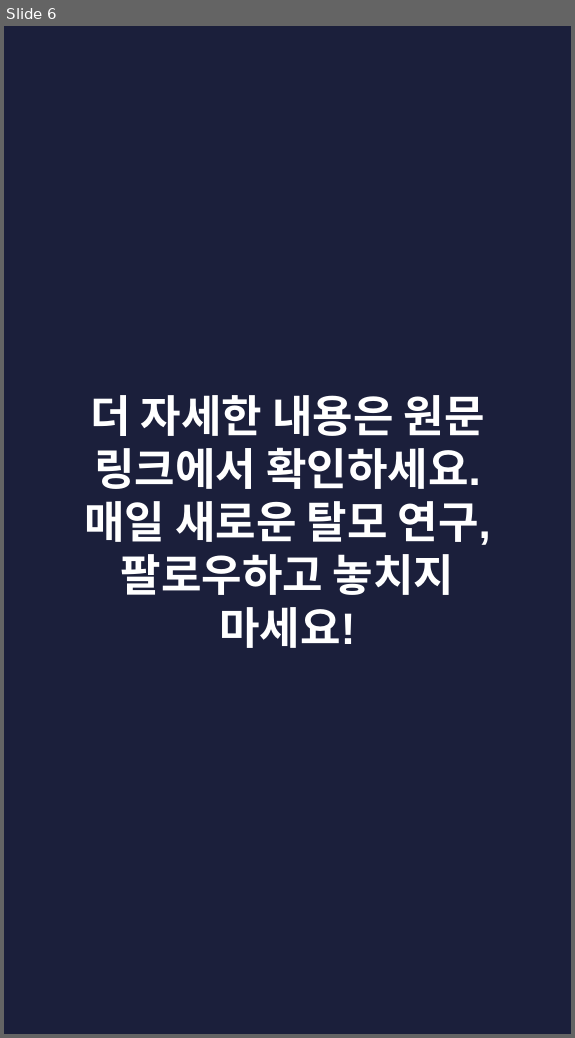
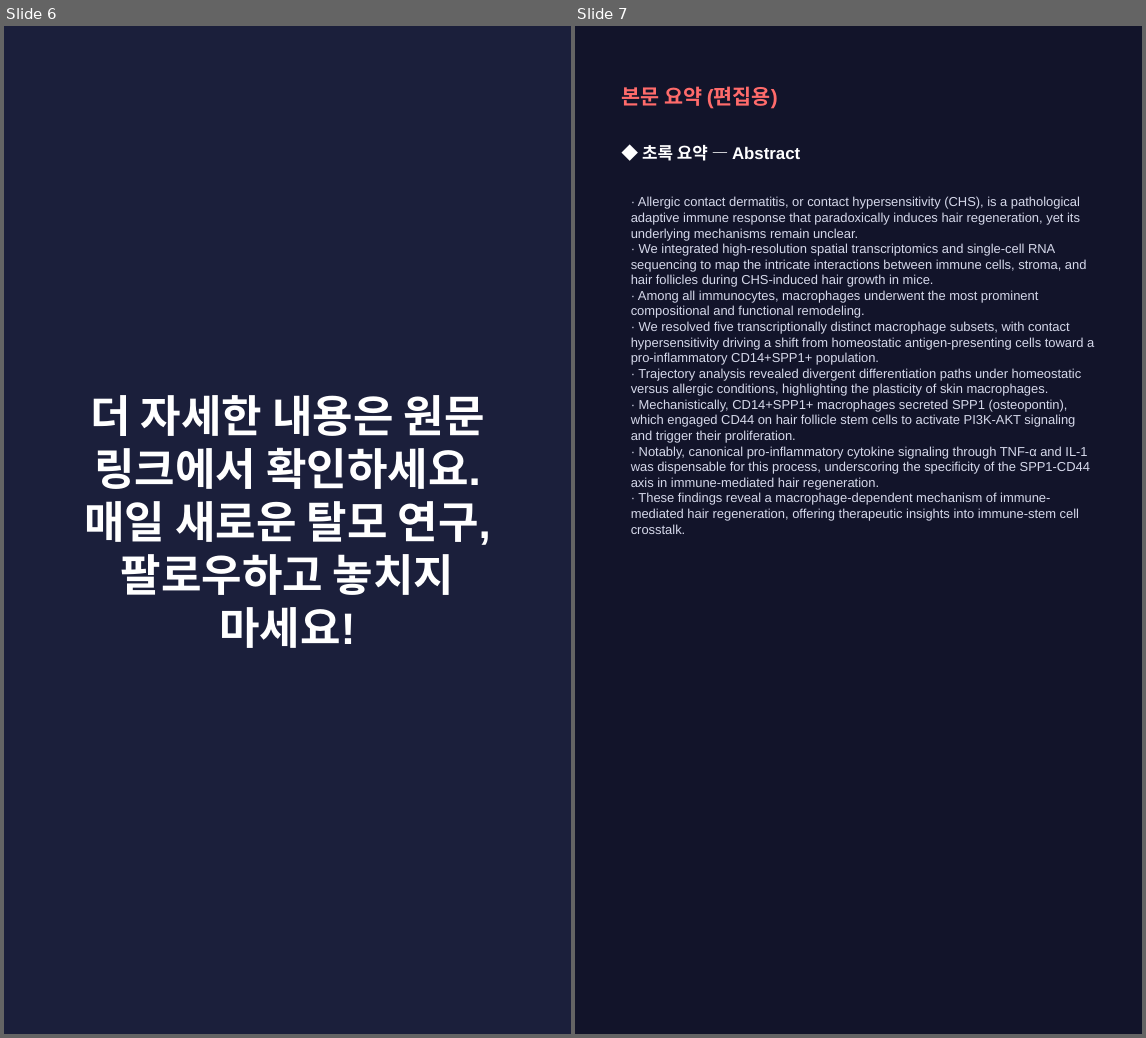
Before and after one commit to hyokang2010-BJ-ANTH/product-builder-test, a slide deck: data/2026-09-13/slides.pptx. Shown side by side, each under a label of ours: slide 6 before the commit, slides 6 and 7 after it. The pictures are 575x1038 and 1146x1038 pixels, drawn with LibreOffice and Linux fonts; fonts in the diff are those of the drawing. Boxes give left, top, right and bottom in pixels: in the first picture for what was removed or moved away, otherwise in the second. Text is boxed around its words. In the diff, an @@ line names an element or a change of style, - is before the commit and + after.

```diff
--- a/data/2026-09-13/slides.pptx
+++ b/data/2026-09-13/slides.pptx
@@ slide 7 added at <box>575,26,1142,1034</box>, background #12142A @@
@@ text added at <box>621,86,778,109</box>, 16 pt, text #FF6B6B, bold @@
+본문 요약 (편집용)
@@ text added at <box>642,145,800,161</box>, 13 pt, text #FFFFFF, bold @@
+◆ 초록 요약 — Abstract
@@ text added at <box>631,196,1094,534</box>, 10 pt, text #D5D8EA @@
+· Allergic contact dermatitis, or contact hypersensitivity (CHS), is a pathological adaptive immune response that paradoxically induces hair regeneration, yet its underlying mechanisms remain unclear.
+· We integrated high-resolution spatial transcriptomics and single-cell RNA sequencing to map the intricate interactions between immune cells, stroma, and hair follicles during CHS-induced hair growth in mice.
+· Among all immunocytes, macrophages underwent the most prominent compositional and functional remodeling.
+· We resolved five transcriptionally distinct macrophage subsets, with contact hypersensitivity driving a shift from homeostatic antigen-presenting cells toward a pro-inflammatory CD14+SPP1+ population.
+· Trajectory analysis revealed divergent differentiation paths under homeostatic versus allergic conditions, highlighting the plasticity of skin macrophages.
+· Mechanistically, CD14+SPP1+ macrophages secreted SPP1 (osteopontin), which engaged CD44 on hair follicle stem cells to activate PI3K-AKT signaling and trigger their proliferation.
+· Notably, canonical pro-inflammatory cytokine signaling through TNF-α and IL-1 was dispensable for this process, underscoring the specificity of the SPP1-CD44 axis in immune-mediated hair regeneration.
+· These findings reveal a macrophage-dependent mechanism of immune-mediated hair regeneration, offering therapeutic insights into immune-stem cell crosstalk.
```
Also in this commit, not shown: 3 slides changed, 2 other slides added, 2 slides removed, 21 other files.
